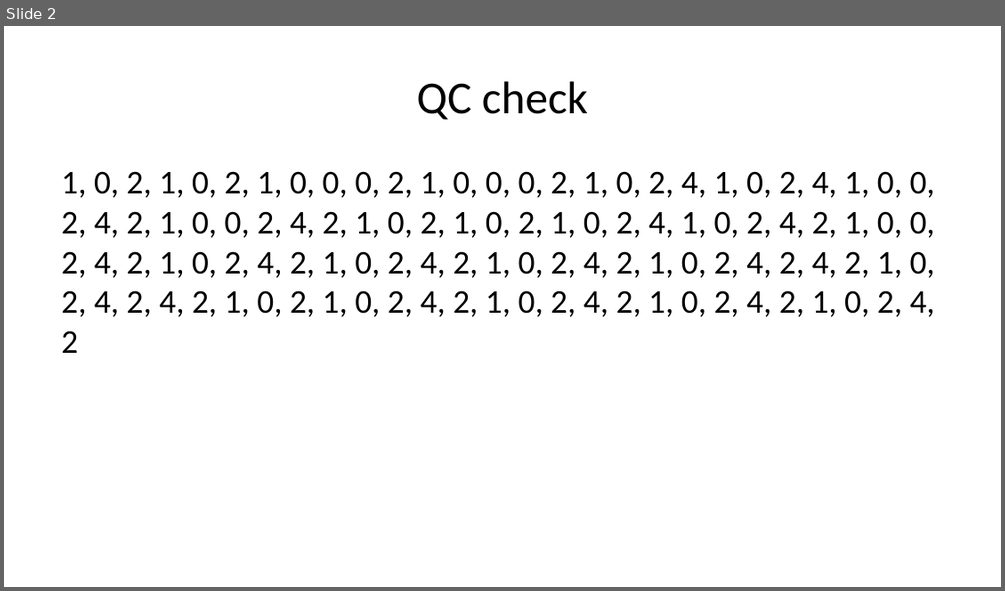
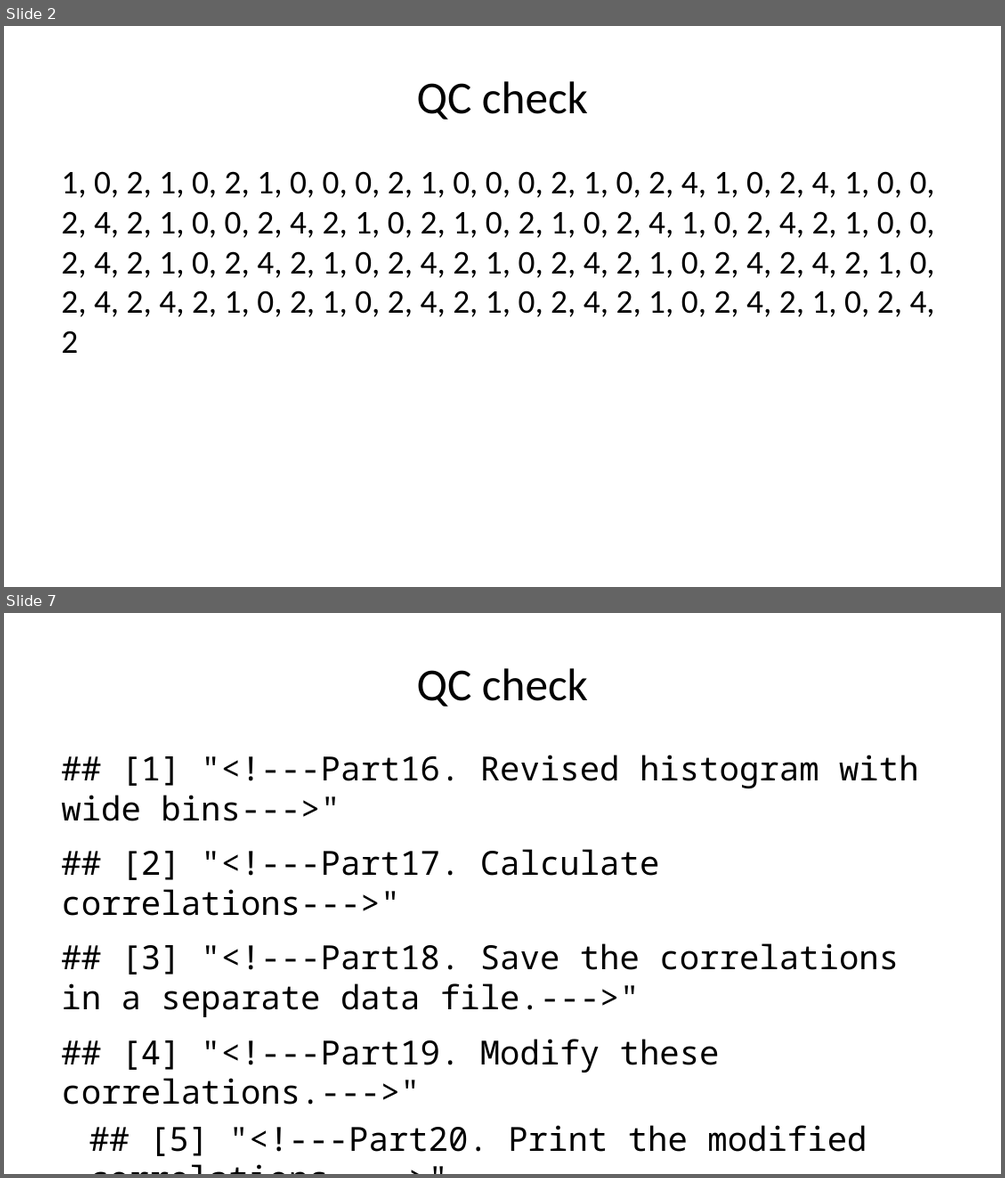
Before and after one commit to pmean/introduction-to-SAS, a slide deck: results/test-code.pptx. Shown one above the other, each under a label of ours: slide 2 before the commit, slides 2 and 7 after it; the slides between them are not shown. The pictures are 1005x591 and 1005x1178 pixels, drawn with LibreOffice and Linux fonts; fonts in the diff are those of the drawing. Boxes give left, top, right and bottom in pixels: in the first picture for what was removed or moved away, otherwise in the second. Text is boxed around its words. In the diff, an @@ line names an element or a change of style, - is before the commit and + after.

Commit message:
More QC checks for test-code.Rmd

```diff
--- a/results/test-code.pptx
+++ b/results/test-code.pptx
@@ slide 7 added at (4,613,1001,1174), background #FFFFFF @@
@@ title added at (417,668,588,706), 44 pt, text #000000 @@
+QC check
@@ text added at (61,755,919,1156), 32 pt, text #000000 @@
+## [1] "<!---Part16. Revised histogram with wide bins--->"
+## [2] "<!---Part17. Calculate correlations--->"
+## [3] "<!---Part18. Save the correlations in a separate data file.--->"
+## [4] "<!---Part19. Modify these correlations.--->"
+## [5] "<!---Part20. Print the modified correlations.--->"
```
Also in this commit, not shown: 2 slides changed, 4 other slides added, 1 other file.
